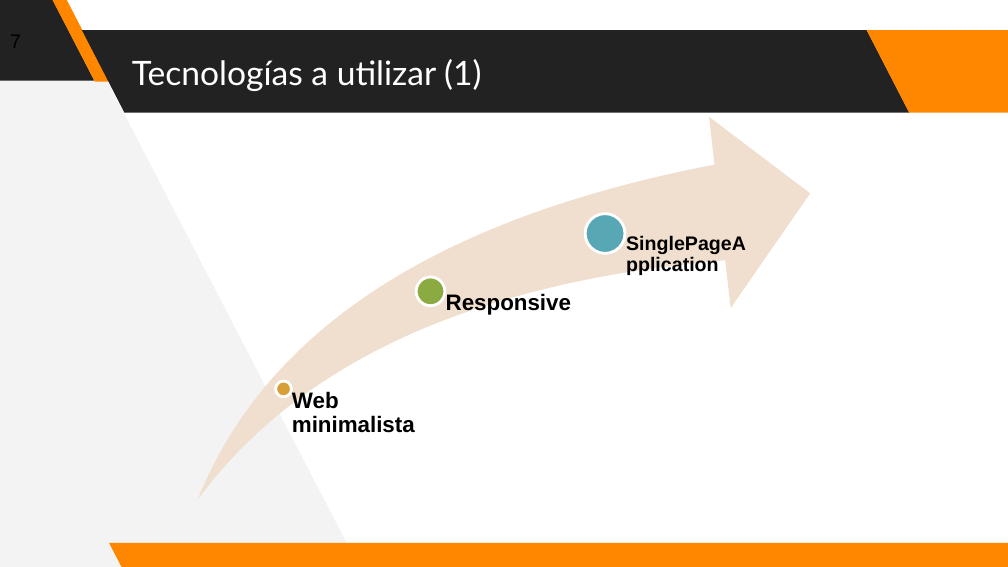
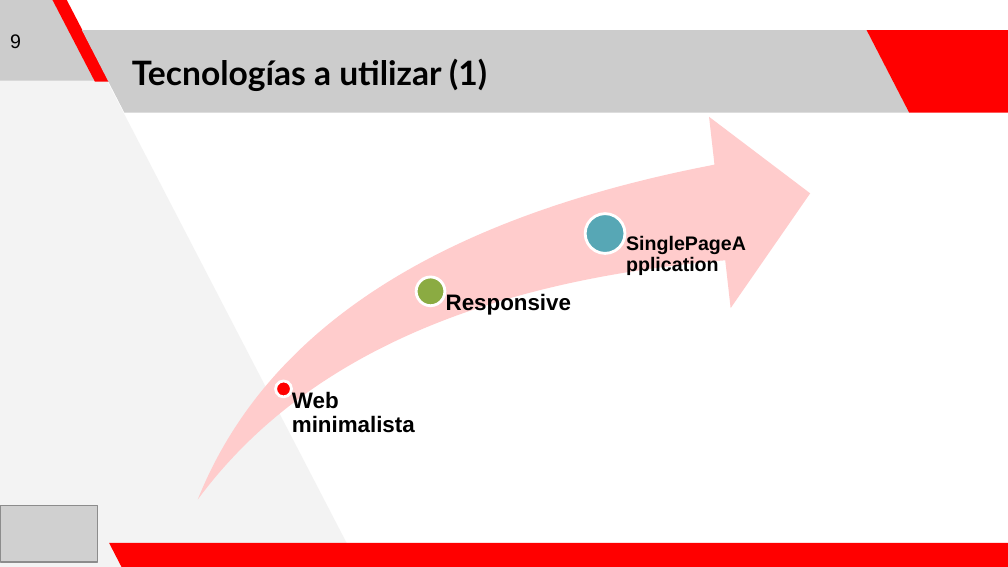
Before and after one commit to Linkk15/practicasEmpresa, a slide deck: slide 9 of appWebAngularJS/miPresent.pptx (slide 7 before the commit). Drawn at 1008x567 pixels with LibreOffice and Linux fonts; fonts in the diff are those of the drawing; grey boxes stand for pictures. Boxes give left, top, right and bottom in pixels: in the first picture for what was removed or moved away, otherwise in the second. Text is boxed around its words. In the diff, an @@ line names an element or a change of style, - is before the commit and + after.

```diff
--- a/appWebAngularJS/miPresent.pptx
+++ b/appWebAngularJS/miPresent.pptx
@@ parallelogram at <box>0,0,94,81</box>: fill #222222 to #CCCCCC @@
@@ page number added at <box>10,34,21,48</box>, 14 pt, text #000000 @@
+9
@@ parallelogram at <box>82,30,909,113</box>: fill #222222 to #CCCCCC @@
@@ title "Tecnologías a utilizar (1)" at <box>132,59,487,91</box>: text colour #FFFFFF to #000000, bold on @@
@@ swoosh arrow at <box>198,117,810,500</box>: fill #F0DFCE to #FFCCCC @@
@@ ellipse at <box>275,381,291,397</box>: fill #D89F39 to #FF0000 @@
@@ picture added at <box>1,506,99,562</box> @@
@@ fill #FF8700 to #FF0000 in 3 elements at <box>52,0,110,82</box>, <box>867,30,1008,113</box>, <box>109,543,1008,567</box> @@
```
Also in this commit, not shown: 11 other slides changed, 3 slides added.
